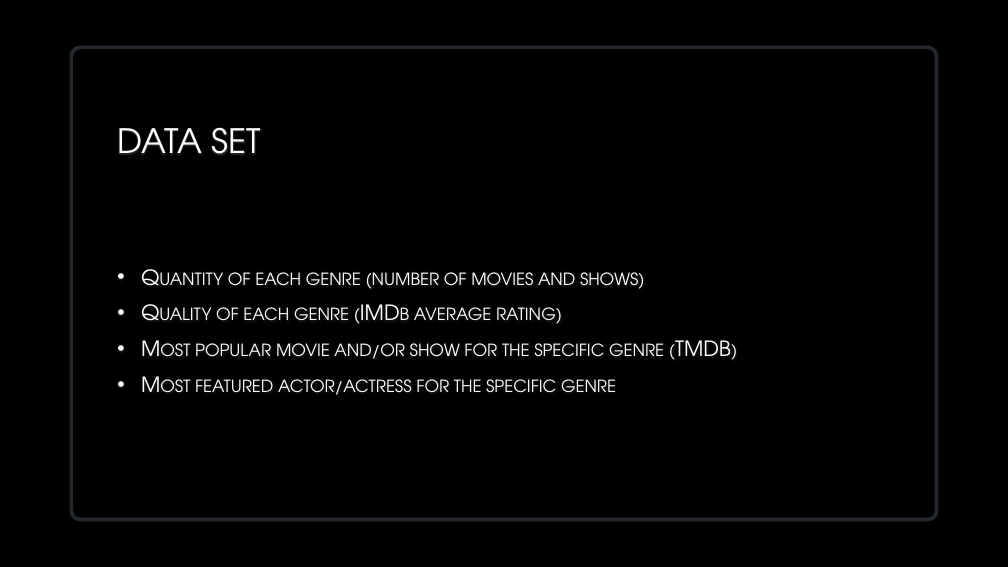
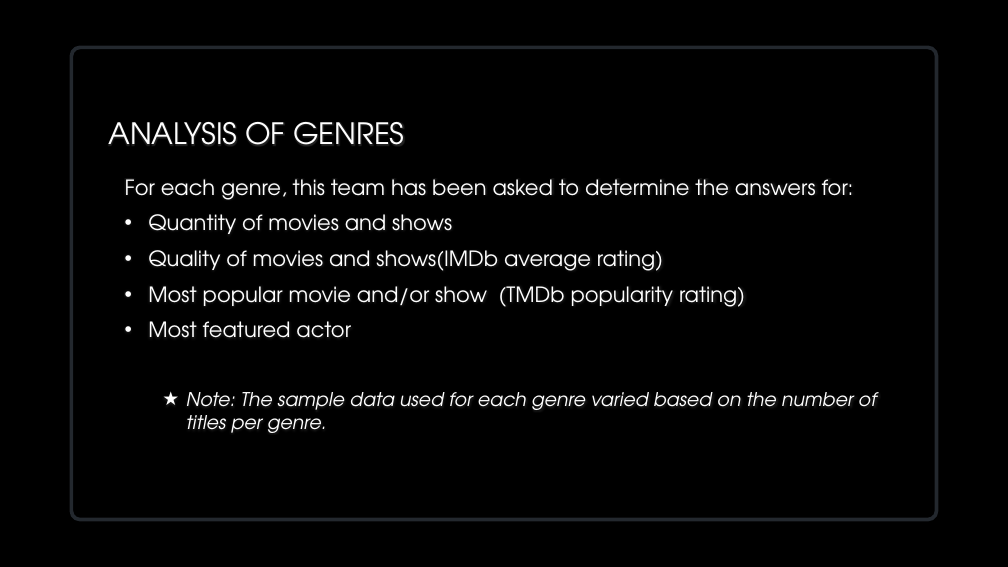
Before and after one commit to VedranaGATech/Project_1_Neflix_and_Chill, a slide deck: slide 3 of Group 1 Presentation 1.pptx. Drawn at 1008x567 pixels with LibreOffice and Linux fonts; fonts in the diff are those of the drawing; background and template pictures are left out. Boxes give left, top, right and bottom in pixels: in the first picture for what was removed or moved away, otherwise in the second. Text is boxed around its words. In the diff, an @@ line names an element or a change of style, - is before the commit and + after.

```diff
--- a/Group 1 Presentation 1.pptx
+++ b/Group 1 Presentation 1.pptx
@@ title at box(108, 122, 404, 145): text changed; size 32 to 28 pt @@
-DATA SET
+ANALYSIS OF GENRES
@@ text at box(125, 179, 876, 433): text changed @@
-• Quantity of each genre (number of movies and shows)
-• Quality of each genre (IMDb average rating)
-• Most popular movie and/or show for the specific genre (TMDB)
-• Most featured actor/actress for the specific genre
+For each genre, this team has been asked to determine the answers for:
+• Quantity of movies and shows
+• Quality of movies and shows(IMDb average rating)
+• Most popular movie and/or show (TMDb popularity rating)
+• Most featured actor
+  ★ Note: The sample data used for each genre varied based on the number of titles per genre.
```
Also in this commit, not shown: 5 other slides changed, 9 slides added, 4 slides removed, 4 other files.
